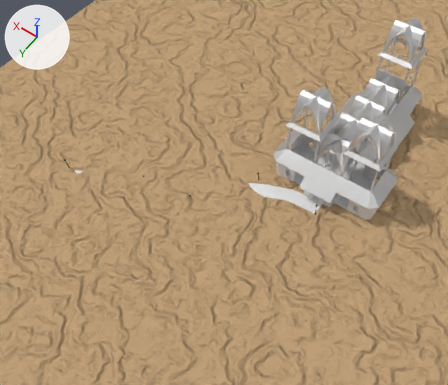
Before and after pictures for a commit that changed the Blender file Assets/Meshes/gothic church.blend.
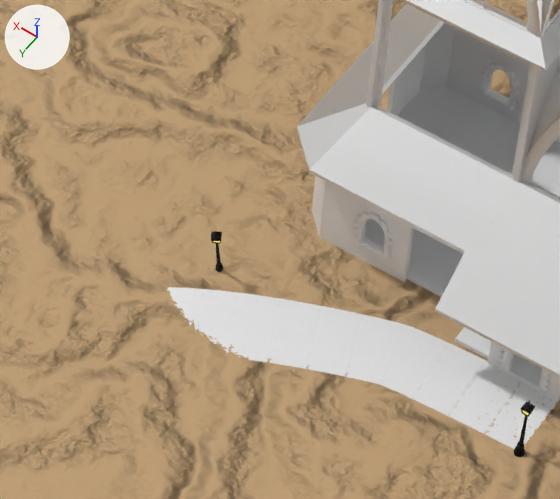
The first picture shows the older version from a 50 mm lens placed at (-35.4, 97.4, 128.0), pointed at (22.4, 16.6, 1.0). The close-ups show both versions on the part from 49% to 72% of the width and 34% to 58% of the height of that picture; other places that the commit changed are outside them. Lighting does not change. The marker at upper left points along +X, +Y and +Z.

The first close-up shows 'Ground', 'LOD_A_Road_proxy', 'LOD_A_Roof_plate_proxy.008', 'LOD_A_Roof_upper_tower_corner_proxy', 'LOD_A_Rounded_Corner_R_proxy.001', 'Roof_around_tower_corner_L_proxy.001', 'Roof_around_tower_plate_proxy.004', 'Roof_around_tower_plate_proxy.005', 'Roof_corner_L_proxy.000', 'SM_square 4x4x0.25_proxy.016', 'SM_wall_door_4x4x0.25_proxy.009', 'SM_wall_door_4x4x0.25_proxy.010'.
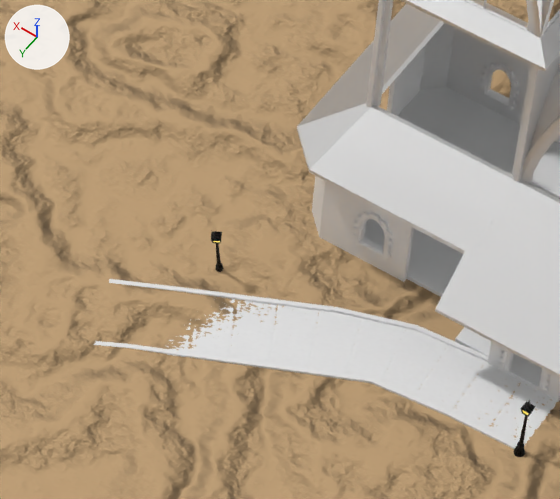
ob_curb_right_path is not drawn itself; it is used by a modifier of ob_curb_right_base.
ob_curb_left_path is not drawn itself; it is used by a modifier of ob_lod_a_lower_corner_proxy.

The change, as a list of edits to the scene's bpy script:
```text
Change cu_road_path:
    remove _sp.bezier_points.foreach_set('co', [0.0, 0.0, 0.0, 7.13, 0.494, 0.0101, 17.94, 5.452, -0.277, 22.16, 8.327, -1.838, 32.67, 15.37, -3.246, 39.88, 19.83, -3.446, 48.44, 24.58, -1.865, 57.21, 28.23, -0.0871, 63.78, 33.61, -2.149, 68.05, 37.48, -3.427])
    remove _sp.bezier_points.foreach_set('handle_left', [-1.447, 0.0, 0.0, 6.351, 0.245, 0.0101, 16.81, 4.748, 0.22, 18.91, 5.731, -0.857, 24.4, 12.76, -1.072, 36.24, 17.57, -3.89, 47.77, 24.4, -1.999, 54.92, 27.0, -0.015, 61.76, 31.58, -1.402, 67.6, 37.3, -3.291])
    remove _sp.bezier_points.foreach_set('handle_right', [0.307, 0.0, 0.0, 12.42, 2.187, 0.0101, 19.42, 6.37, -0.925, 23.18, 9.145, -2.147, 33.19, 15.54, -3.381, 43.51, 22.08, -3.003, 49.72, 24.92, -1.612, 59.17, 29.29, -0.149, 65.82, 35.65, -2.898, 68.79, 37.77, -3.655])
    remove for _p, _l, _r in zip(_sp.bezier_points, ['ALIGNED', 'ALIGNED', 'ALIGNED', 'ALIGNED', 'ALIGNED', 'ALIGNED', 'ALIGNED', 'ALIGNED', 'ALIGNED', 'ALIGNED'], ['ALIGNED', 'ALIGNED', 'ALIGNED', 'ALIGNED', 'ALIGNED', 'ALIGNED', 'ALIGNED', 'ALIGNED', 'ALIGNED', 'ALIGNED']): _p.handle_left_type = _l; _p.handle_right_type = _r
    remove _sp.bezier_points.foreach_set('tilt', [0.0, 0.0, -0.0703, -0.202, 0.0, -0.12, -0.0852, -0.16, -0.119, -0.147])
    _sp: cu_road_path.splines.new('BEZIER'); _sp.bezier_points.add(9) -> cu_road_path.splines.new('BEZIER'); _sp.bezier_points.add(5)
    add _sp.bezier_points.foreach_set('co', [0.0, 0.0, 0.0, 7.13, 0.494, 0.0101, 17.94, 5.452, -0.0826, 49.03, 23.45, -0.389, 57.21, 28.23, -0.0871, 63.78, 33.61, -2.149])
    add _sp.bezier_points.foreach_set('handle_left', [-1.447, 0.0, 0.0, 6.351, 0.245, 0.0101, 16.56, 5.335, 0.0211, 47.92, 22.66, -0.523, 54.92, 27.0, -0.015, 61.76, 31.58, -1.402])
    add _sp.bezier_points.foreach_set('handle_right', [0.307, 0.0, 0.0, 12.42, 2.187, 0.0101, 19.79, 5.607, -0.221, 50.12, 24.22, -0.257, 59.17, 29.29, -0.149, 65.82, 35.65, -2.898])
    add for _p, _l, _r in zip(_sp.bezier_points, ['ALIGNED', 'ALIGNED', 'ALIGNED', 'ALIGNED', 'ALIGNED', 'ALIGNED'], ['ALIGNED', 'ALIGNED', 'ALIGNED', 'ALIGNED', 'ALIGNED', 'ALIGNED']): _p.handle_left_type = _l; _p.handle_right_type = _r
    add _sp.bezier_points.foreach_set('tilt', [0.0, 0.0, 0.0166, -0.0852, -0.0909, -0.0702])
Add cu_curb_left_path:
    cu_curb_left_path = bpy.data.curves.new('curb_left_path', 'CURVE')
    cu_curb_left_path.dimensions = '3D'
    _sp = cu_curb_left_path.splines.new('BEZIER'); _sp.bezier_points.add(5)
    _sp.bezier_points.foreach_set('co', [0.0, 0.0, 0.0, 6.955, 0.591, 0.0101, 17.63, 5.594, -0.0826, 48.66, 23.61, -0.465, 56.96, 28.57, -0.293, 61.43, 32.43, -1.818])
    _sp.bezier_points.foreach_set('handle_left', [-1.447, 0.0, 0.0, 6.214, 0.247, 0.0101, 16.32, 5.098, 0.00813, 47.55, 22.82, -0.6, 54.79, 27.18, -0.031, 59.18, 30.65, -1.133])
    _sp.bezier_points.foreach_set('handle_right', [0.307, 0.0, 0.0, 11.15, 2.534, 0.0101, 19.61, 6.349, -0.221, 49.75, 24.38, -0.333, 58.98, 29.87, -0.536, 63.7, 34.22, -2.509])
    for _p, _l, _r in zip(_sp.bezier_points, ['ALIGNED', 'ALIGNED', 'ALIGNED', 'ALIGNED', 'ALIGNED', 'ALIGNED'], ['ALIGNED', 'ALIGNED', 'ALIGNED', 'ALIGNED', 'ALIGNED', 'ALIGNED']): _p.handle_left_type = _l; _p.handle_right_type = _r
    _sp.bezier_points.foreach_set('tilt', [0.0, 0.0, 0.0166, -0.0852, -0.0909, -0.0702])
    _sp.order_u = 0
    _sp.order_v = 0
    cu_curb_left_path.use_path = True
    cu_curb_left_path.use_path_clamp = True
    cu_curb_left_path.fill_mode = 'FULL'
Add cu_curb_right_path:
    cu_curb_right_path = bpy.data.curves.new('curb_right_path', 'CURVE')
    cu_curb_right_path.dimensions = '3D'
    _sp = cu_curb_right_path.splines.new('BEZIER'); _sp.bezier_points.add(5)
    _sp.bezier_points.foreach_set('co', [0.0, 0.0, 0.0, 7.05, 0.609, 0.0101, 18.16, 5.438, -0.0826, 49.29, 23.39, -0.252, 57.7, 28.49, 0.186, 64.48, 33.61, -1.8])
    _sp.bezier_points.foreach_set('handle_left', [-1.447, 0.0, 0.0, 6.261, 0.393, 0.0101, 16.15, 4.985, 0.0211, 47.99, 22.58, -0.386, 55.41, 27.26, 0.258, 62.45, 31.58, -0.962])
    _sp.bezier_points.foreach_set('handle_right', [0.307, 0.0, 0.0, 12.35, 2.058, 0.0101, 19.97, 5.848, -0.176, 50.42, 24.09, -0.134, 59.66, 29.55, 0.124, 66.49, 35.63, -2.633])
    for _p, _l, _r in zip(_sp.bezier_points, ['ALIGNED', 'ALIGNED', 'ALIGNED', 'ALIGNED', 'ALIGNED', 'ALIGNED'], ['ALIGNED', 'ALIGNED', 'ALIGNED', 'ALIGNED', 'ALIGNED', 'ALIGNED']): _p.handle_left_type = _l; _p.handle_right_type = _r
    _sp.bezier_points.foreach_set('tilt', [0.0, 0.0, 0.0166, -0.0852, -0.0909, -0.0702])
    _sp.order_u = 0
    _sp.order_v = 0
    cu_curb_right_path.use_path = True
    cu_curb_right_path.use_path_clamp = True
    cu_curb_right_path.fill_mode = 'FULL'
Change ob_lod_a_lower_corner_proxy:
    remove ob_lod_a_lower_corner_proxy.hide_viewport = True
    ob_lod_a_lower_corner_proxy.location: (0.0, 5.0, 0.0) -> (0.0, 8.0, -0.37)
    ob_lod_a_lower_corner_proxy.rotation_euler: (0.0, 0.0, 0.0) -> (0.0, 0.0, 3.142)  # degrees (0, 0, 0) -> degrees (0, 0, 180)
    add _m = ob_lod_a_lower_corner_proxy.modifiers.new('Array', 'ARRAY')
    add _m.fit_type = 'FIT_CURVE'
    add _m.curve = ob_curb_left_path
    add _m.constant_offset_displace = (0.0, 0.0, 0.0)
    add _m.relative_offset_displace = (-1.0, 0.0, 0.0)
    add _m = ob_lod_a_lower_corner_proxy.modifiers.new('Curve', 'CURVE')
    add _m.object = ob_curb_left_path
Add ob_curb_left_path:
    ob_curb_left_path = bpy.data.objects.new('curb_left_path', cu_curb_left_path)
    ob_curb_left_path.location = (1.0, 8.087, -0.237)
Add ob_curb_right_base:
    ob_curb_right_base = bpy.data.objects.new('curb_right_base', me_lod_a_lower_corner)  # modifiers ARRAY, CURVE
    ob_curb_right_base.location = (0.0, 3.96, -0.37)
    ob_curb_right_base.rotation_euler = (0.0, 0.0, 3.142)  # degrees (0, 0, 180)
Add ob_curb_right_path:
    ob_curb_right_path = bpy.data.objects.new('curb_right_path', cu_curb_right_path)
    ob_curb_right_path.location = (1.0, 3.864, -0.237)
```

What differs and where, as boxes (x1, y1, x2, y2) in the close-ups (560 x 499 px):
'LOD_A_Road_proxy', reshaped: before (167, 287, 558, 449); after (166, 299, 558, 446)
'LOD_A_Lower_Corner_proxy', added, shown: after (93, 341, 517, 449)
'curb_right_base', added: after (109, 279, 488, 362)
